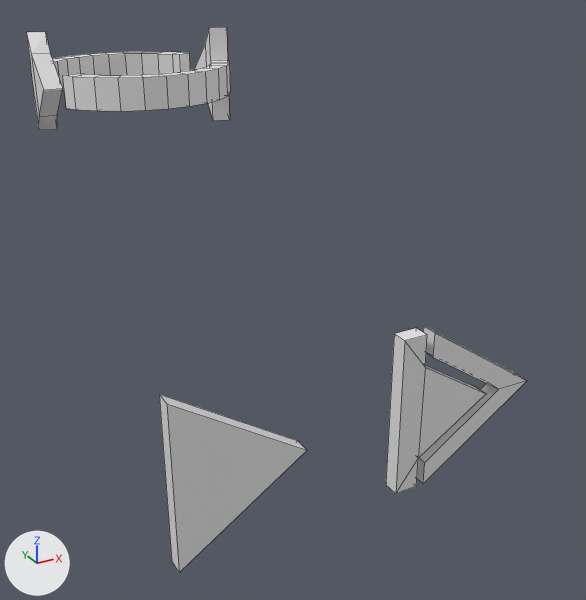
What one commit did to the Blender file meshes/icons.blend.
Camera for both pictures: a camera (50 mm lens) standing at (-2.71, -6.36, 4.9) and looking at (1.47, 1.24, 1.1). Lighting does not change. The marker at lower left points along +X, +Y and +Z. Mesh edges are drawn as thin lines.

The scene before the commit, as lines of its bpy script (objects in view):
```python
me_plane = bpy.data.meshes.new('Plane')
me_plane.from_pydata([(-0.6, 0.1, 1.0), (-0.6, -0.1, 1.0), (0.9, -0.1, 0.0), (-0.6, -0.1, -1.0), (0.9, 0.1, 0.0), (-0.6, 0.1, -1.0)], [], [(2, 4, 0, 1), (3, 1, 0, 5), (3, 5, 4, 2), (2, 1, 3), (4, 5, 0)])
me_plane_001 = bpy.data.meshes.new('Plane.001')
me_plane_001.from_pydata(...)  # 26 vertices, 25 faces; spans x -0.9..1.0, y -0.1..0.1, z -1.0..1.0
me_plane_002 = bpy.data.meshes.new('Plane.002')
me_plane_002.from_pydata(...)  # 116 vertices, 110 faces; spans x -1.0..1.0, y -1.0..1.0, z 3.14..4.1
ob_advance = bpy.data.objects.new('advance', me_plane_001)
ob_advance.location = (3.0, 0.0, 0.0)
ob_play = bpy.data.objects.new('play', me_plane)
ob_play.location = (0.0, 0.0, 0.0)
ob_rotate_ccw = bpy.data.objects.new('rotate_ccw', me_plane_002)
ob_rotate_ccw.location = (0.0, 2.0, 0.0)
ob_rotate_ccw.rotation_euler = (0.0, 0.0, 3.142)  # degrees (0, 0, 180)
```
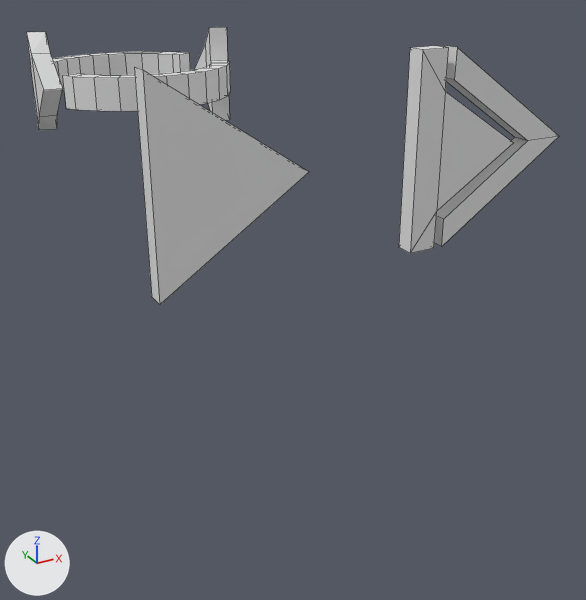
Commit message: icon positioning

Where the change shows, as pixel boxes [x1, y1, x2, y2] in the pictures (586 x 600 px):
'play', mesh moved: before [159, 394, 307, 572]; after [135, 67, 309, 305]
'advance', mesh moved: before [386, 326, 527, 494]; after [399, 45, 559, 253]

The change, as a diff of the scene's bpy script:
```diff
--- a/meshes/icons.blend.py
+++ b/meshes/icons.blend.py
@@ me_plane_001 @@
 me_plane_001.from_pydata(...)  # 26 vertices, 25 faces; spans x -0.9..1.0, y -0.1..0.1, z -1.0..1.0
 # used by ob_advance; location = (3.0, 0.0, 0.0)
+# me_plane_001 part 1: the whole mesh is moved by (0.0, 0.0, 3.0)
@@ me_plane @@
 me_plane.from_pydata(...)  # 6 vertices, 5 faces; spans x -0.6..0.9, y -0.1..0.1, z -1.0..1.0
 # used by ob_play; location = (0.0, 0.0, 0.0)
+# me_plane part 2: the whole mesh is moved by (0.0, 0.0, 3.0)
```
